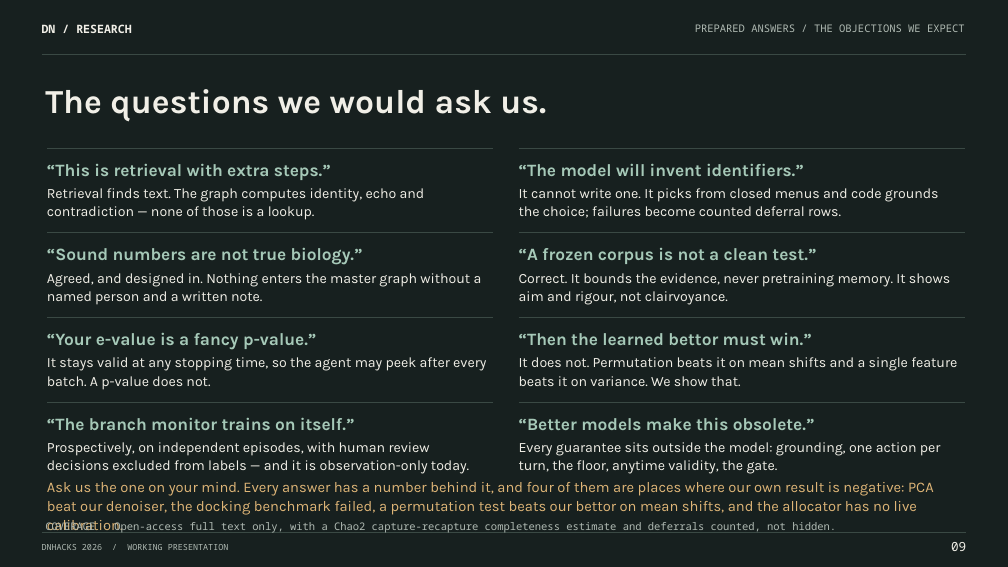
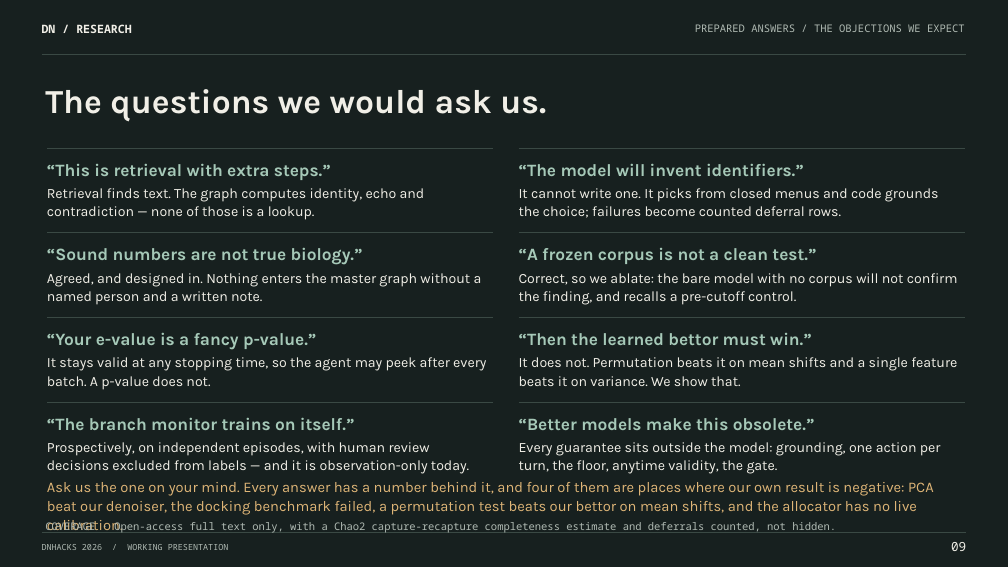
Before and after one commit to richykim7/dnhacks, a slide deck: slide 9 of presentation/output/DNHacks_2026_DN_Research_FINAL.pptx. Drawn at 1008x567 pixels with LibreOffice and Linux fonts; fonts in the diff are those of the drawing. Boxes give left, top, right and bottom in pixels: in the first picture for what was removed or moved away, otherwise in the second. Text is boxed around its words. In the diff, an @@ line names an element or a change of style, - is before the commit and + after.

```diff
--- a/presentation/output/DNHacks_2026_DN_Research_FINAL.pptx
+++ b/presentation/output/DNHacks_2026_DN_Research_FINAL.pptx
@@ text at (519,273,958,305): text changed @@
-Correct. It bounds the evidence, never pretraining memory. It shows aim and rigour, not clairvoyance.
+Correct, so we ablate: the bare model with no corpus will not confirm the finding, and recalls a pre-cutoff control.
```
Also in this commit, not shown: 1 other slide changed, 1 slide added, 1 slide removed, 1 other file.
